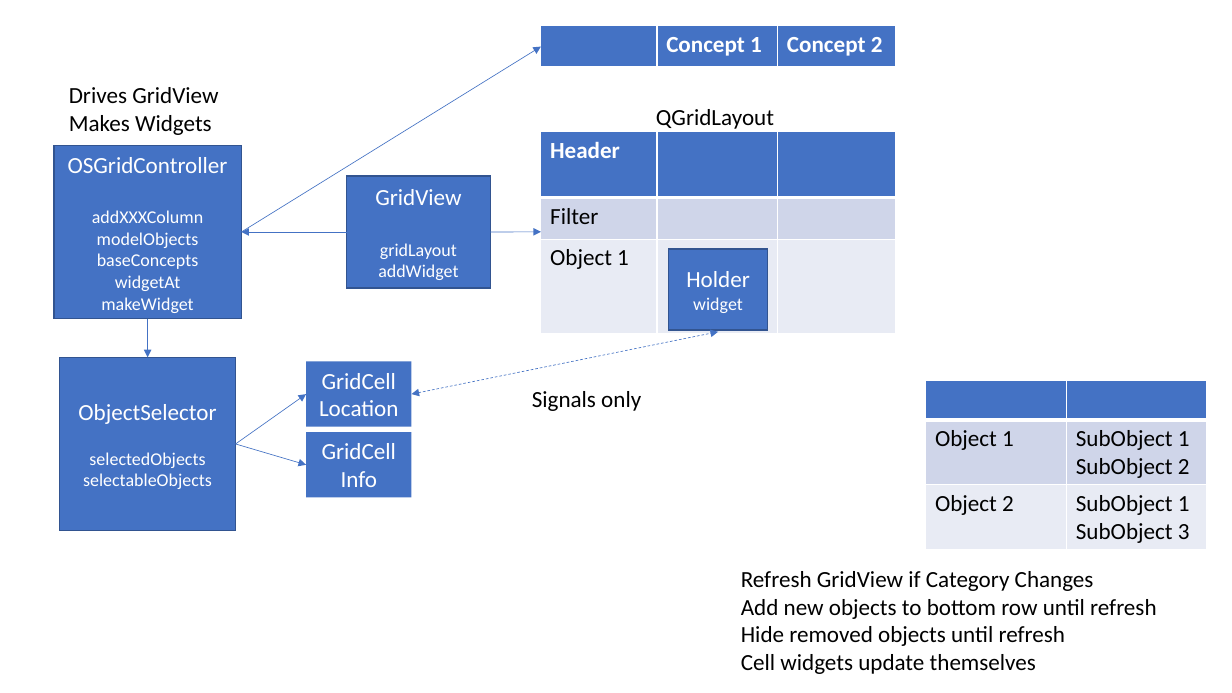
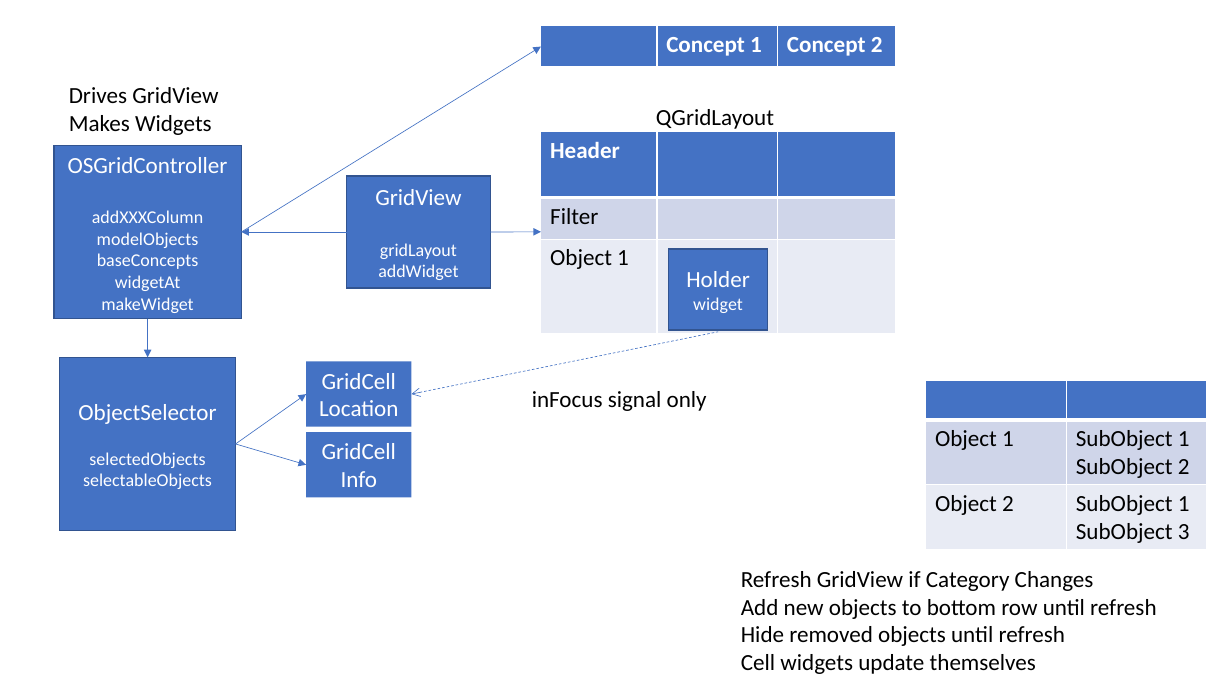
Before and after one commit to openstudiocoalition/OpenStudioApplication, a slide deck: slide 3 of developer/doc/Design/OSAppDesign.pptx (slide 2 before the commit). Drawn at 1232x693 pixels with LibreOffice and Linux fonts; fonts in the diff are those of the drawing. Boxes give left, top, right and bottom in pixels: in the first picture for what was removed or moved away, otherwise in the second. Text is boxed around its words. In the diff, an @@ line names an element or a change of style, - is before the commit and + after.

```diff
--- a/developer/doc/Design/OSAppDesign.pptx
+++ b/developer/doc/Design/OSAppDesign.pptx
@@ double arrow (411, 395) - (718, 332): double arrow to arrow @@
@@ text at [532,391,707,411]: text changed @@
-Signals only
+inFocus signal only
```
Also in this commit, not shown: 1 slide added, 5 other files.
